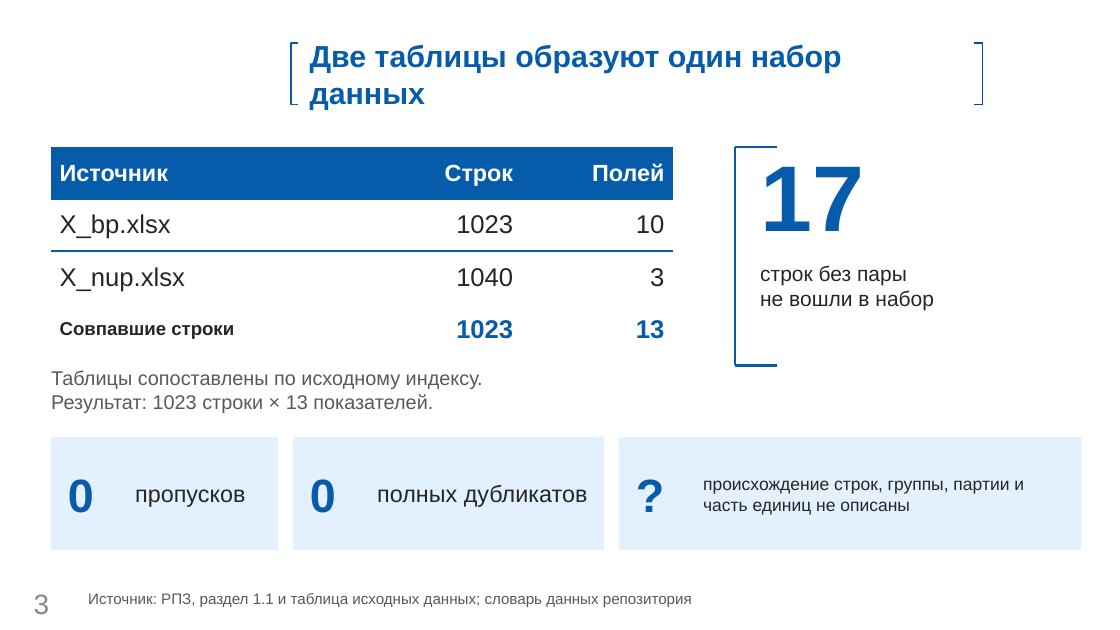
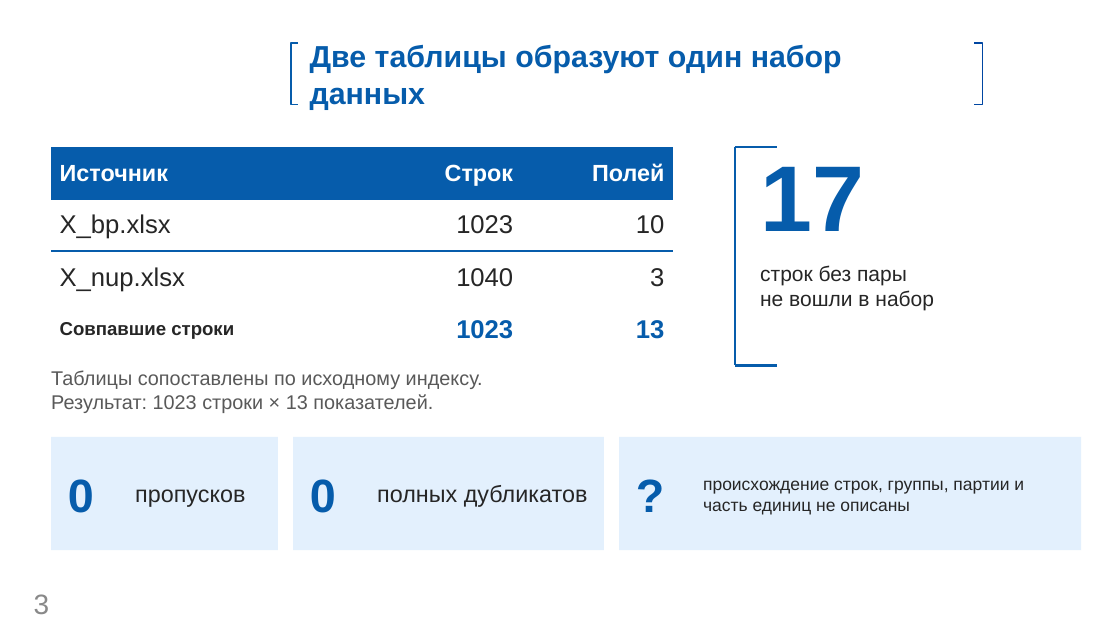
Before and after one commit to fpvcstep/composites-property-prediction, a slide deck: slide 3 of presentation/Презентация.pptx. Drawn at 1120x630 pixels with LibreOffice and Linux fonts; fonts in the diff are those of the drawing; background and template pictures are left out. Boxes give left, top, right and bottom in pixels: in the first picture for what was removed or moved away, otherwise in the second. Text is boxed around its words. In the diff, an @@ line names an element or a change of style, - is before the commit and + after.

```diff
--- a/presentation/Презентация.pptx
+++ b/presentation/Презентация.pptx
@@ text removed at box(88, 593, 692, 607) @@
-Источник: РПЗ, раздел 1.1 и таблица исходных данных; словарь данных репозитория
```
Also in this commit, not shown: 13 other slides changed, 1 other file.
